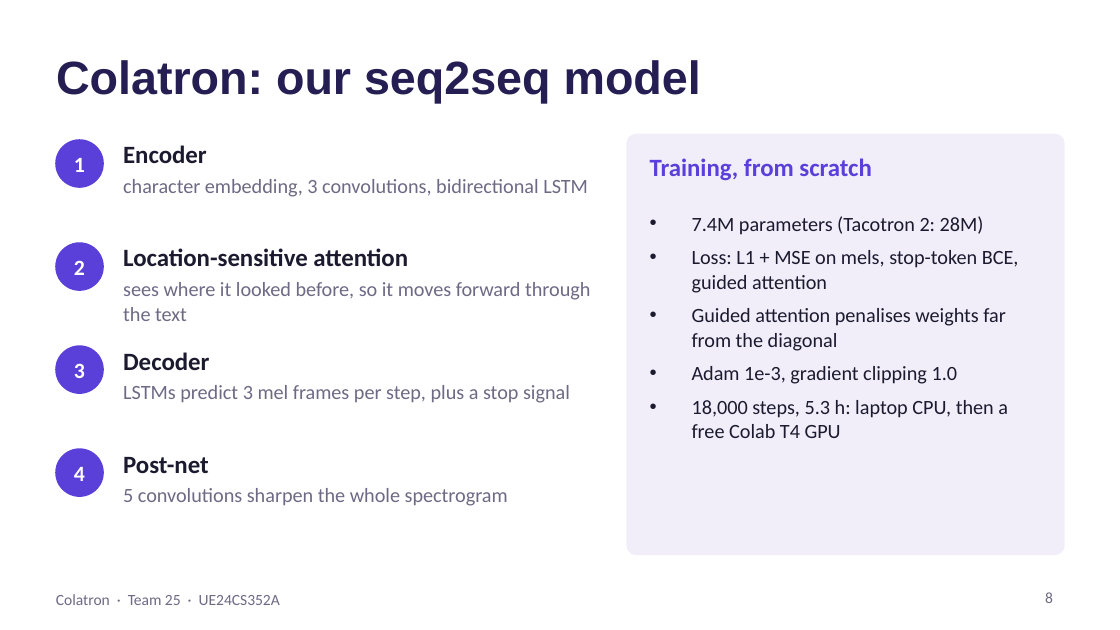
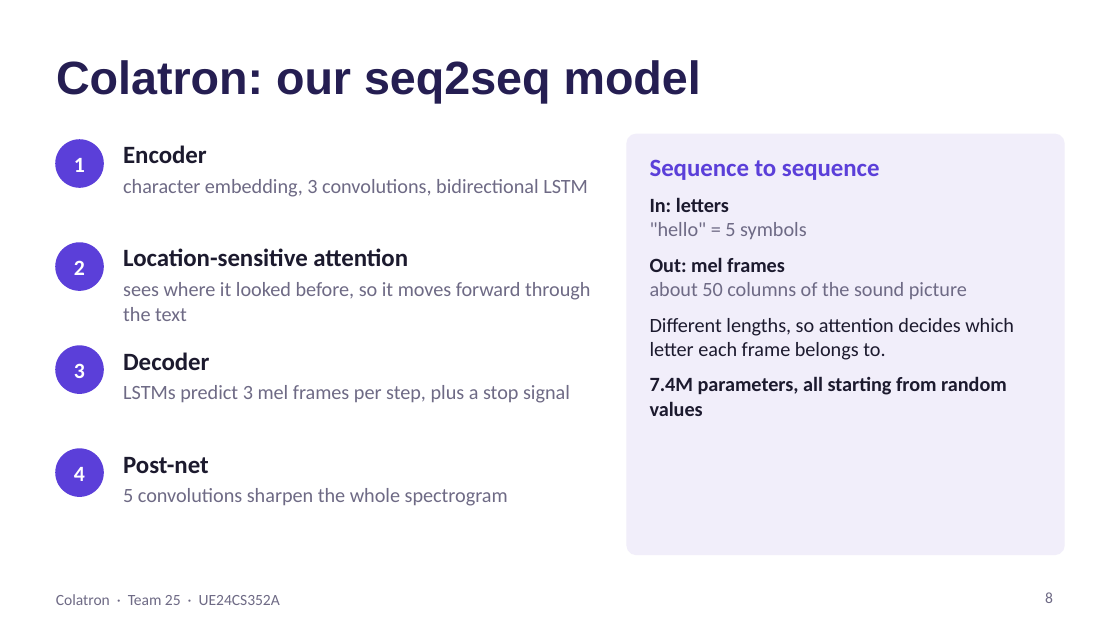
Before and after one commit to Mann0801/colatron-tts, a slide deck: slide 8 of report/Colatron_Slides.pptx. Drawn at 1120x630 pixels with LibreOffice and Linux fonts; fonts in the diff are those of the drawing. Boxes give left, top, right and bottom in pixels: in the first picture for what was removed or moved away, otherwise in the second. Text is boxed around its words. In the diff, an @@ line names an element or a change of style, - is before the commit and + after.

```diff
--- a/report/Colatron_Slides.pptx
+++ b/report/Colatron_Slides.pptx
@@ text at (650, 159, 1014, 416): text changed @@
-Training, from scratch
-• 7.4M parameters (Tacotron 2: 28M)
-• Loss: L1 + MSE on mels, stop-token BCE, guided attention
-• Guided attention penalises weights far from the diagonal
-• Adam 1e-3, gradient clipping 1.0
-• 18,000 steps, 5.3 h: laptop CPU, then a free Colab T4 GPU
+Sequence to sequence
+In: letters
+"hello" = 5 symbols
+Out: mel frames
+about 50 columns of the sound picture
+Different lengths, so attention decides which letter each frame belongs to.
+7.4M parameters, all starting from random values
```
Also in this commit, not shown: 3 other slides changed, 2 slides added, 1 slide removed.
